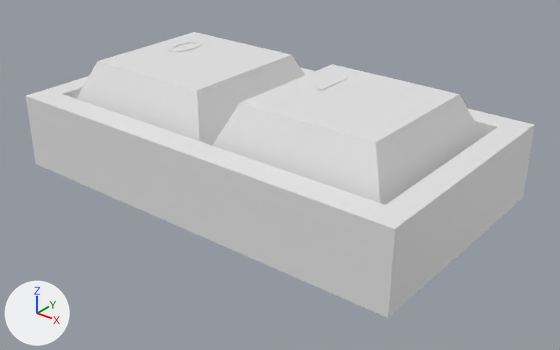
One commit to the glTF model public/models/keyboard.glb: the scene before it, then after it.
The view is the same before and after, from a 50 mm lens placed at (7.29, -8.82, 5.65), pointed at (0.34, -0.13, 0.27). The lights are fixed; the arrows at lower left show +X, +Y and +Z.

The first picture shows 'Planch', 'Text0', 'Text1', 'Touch0', 'Touch1'.
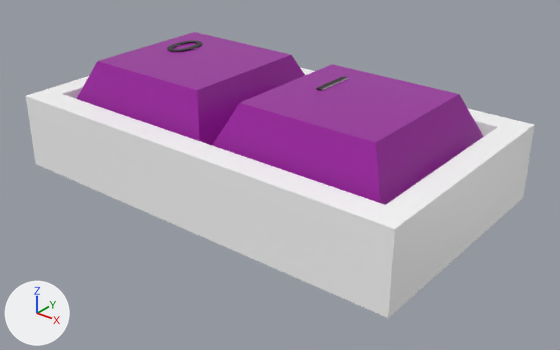
What differs and where, as boxes [x1, y1, x2, y2] in the pictures (560 x 350 px):
'Planch', recoloured
    both: [26, 67, 534, 318]
'Touch1', recoloured
    both: [212, 64, 484, 205]
'Touch0', recoloured
    both: [77, 32, 305, 145]
'Text0', recoloured
    both: [167, 41, 202, 52]
'Text1', recoloured
    both: [316, 76, 348, 91]

Edits to the bpy script that builds the scene:
```text
Add mat_touch:
    mat_touch = principled_material('touch')
    mat_touch.base_color = (0.331, 0.00939, 0.351)  # pink #9c18a0
    mat_touch.roughness = 0.3
Add mat_number:
    mat_number = principled_material('number')
    mat_number.base_color = (0.0, 0.0, 0.0)  # black #000000
    mat_number.roughness = 0.3
Add mat_planch:
    mat_planch = principled_material('planch')
    mat_planch.base_color = (1.0, 1.0, 1.0)  # white #ffffff
    mat_planch.roughness = 0.3
Change me_cube_001:
    where me_cube_001.from_pydata(...)  # 16 vertices, 28 faces; spans x -3.51..3.51, y -2.01..2.01, z -0.06..1.17
    add me_cube_001.materials.append(mat_planch)  # white #ffffff
Change me_0:
    where me_0.from_pydata(...)  # 192 vertices, 384 faces; spans x 0.03..0.47, y -0.009..0.691, z -0.01..0.01
    add me_0.materials.append(mat_number)  # black #000000
Change me_1:
    where me_1.from_pydata(...)  # 8 vertices, 12 faces; spans x 0.202..0.3, y 0.0..0.682, z -0.01..0.01
    add me_1.materials.append(mat_number)  # black #000000
Change me_cube_002:
    where me_cube_002.from_pydata(...)  # 8 vertices, 10 faces; spans x -3.05..-0.06, y -1.49..1.49, z 0.61..1.42
    add me_cube_002.materials.append(mat_touch)  # pink #9c18a0
Change me_cube_003:
    where me_cube_003.from_pydata(...)  # 8 vertices, 10 faces; spans x 0.04..3.03, y -1.49..1.49, z 0.61..1.42
    add me_cube_003.materials.append(mat_touch)  # pink #9c18a0
```
